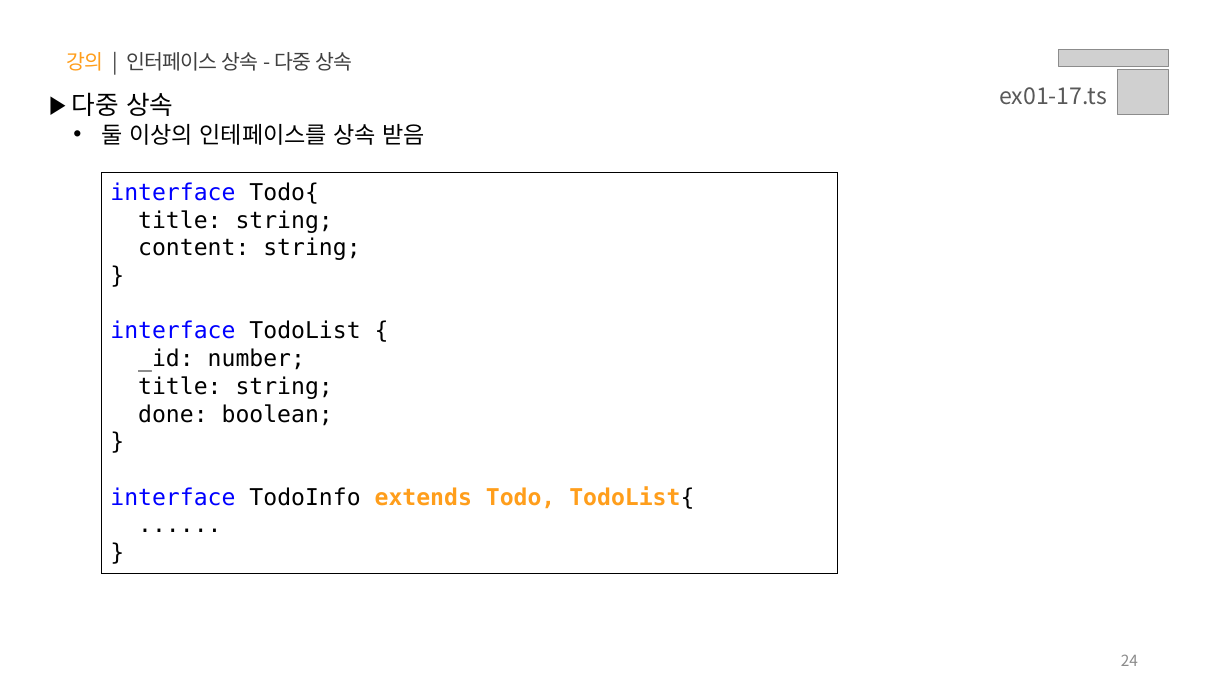
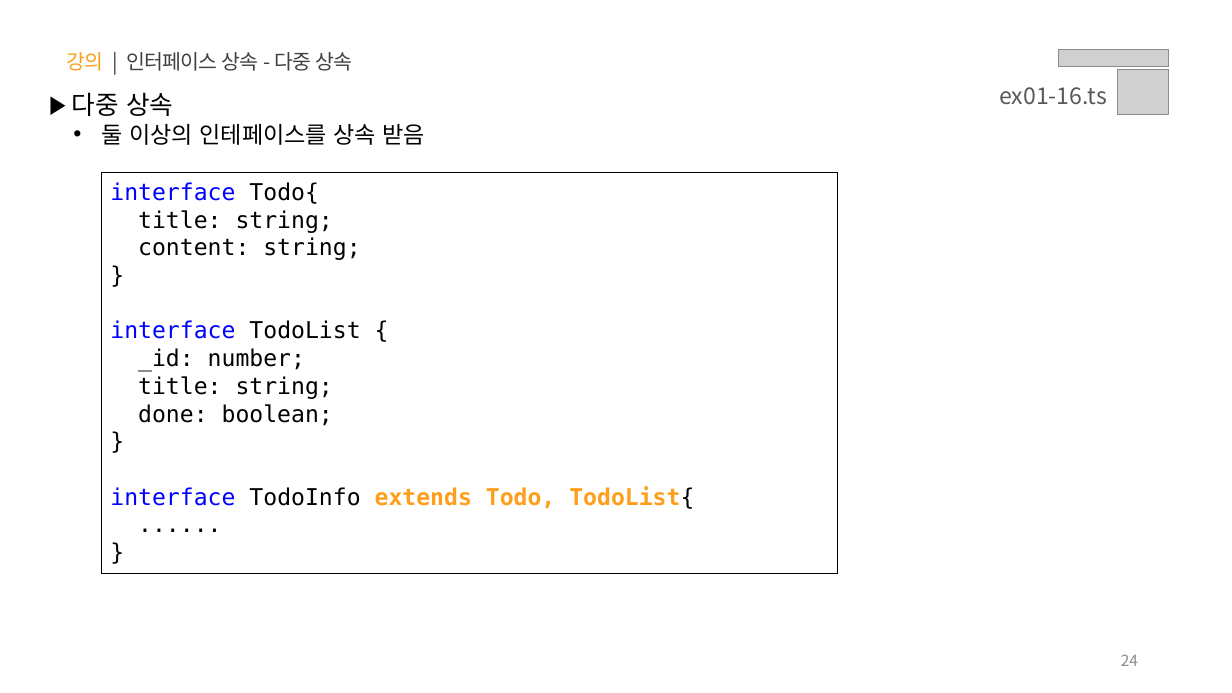
Before and after one commit to sy0725/ts-til, a slide deck: slide 24 of PPT/01.타입스크립트 - 타입 정의.pptx. Drawn at 1232x693 pixels with LibreOffice and Linux fonts; fonts in the diff are those of the drawing; grey boxes stand for pictures. Boxes give left, top, right and bottom in pixels: in the first picture for what was removed or moved away, otherwise in the second. Text is boxed around its words. In the diff, an @@ line names an element or a change of style, - is before the commit and + after.

```diff
--- a/PPT/01.타입스크립트 - 타입 정의.pptx
+++ b/PPT/01.타입스크립트 - 타입 정의.pptx
@@ text at <box>999,87,1107,105</box>: text changed @@
-ex01-17.ts
+ex01-16.ts
```
Also in this commit, not shown: 12 other slides changed.
